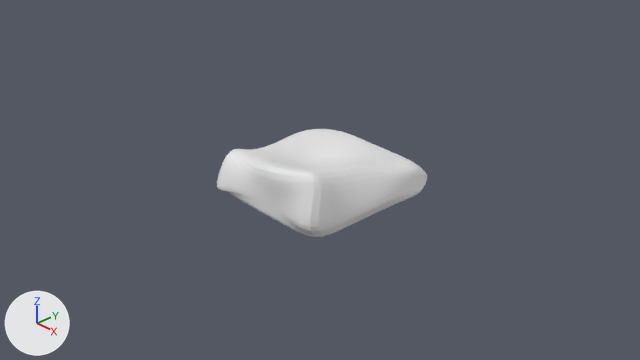
One commit to the Blender file Assets/Models/säkkityyny.blend: the scene before it, then after it.
The view is the same before and after, from the file's camera 'Camera'. The lights are fixed; the arrows at lower left show +X, +Y and +Z.
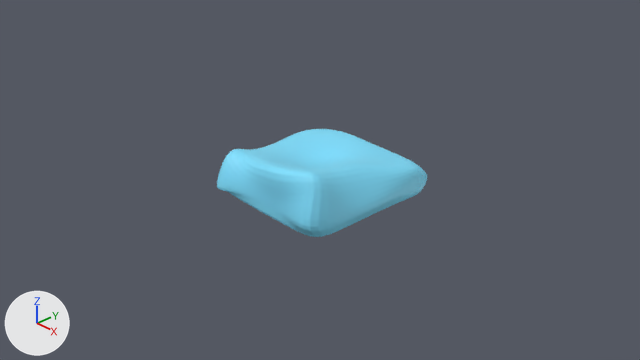
What differs and where, as boxes (x1, y1, x2, y2) in the pictures (640 x 360 px):
```json
{"object": "Cube", "change": "surface changed", "before": [217, 129, 427, 237], "after": [217, 129, 427, 237], "on screen": "white to cyan"}
```

The change, as JSON lines over the scene's bpy script:
```json
{"op": "add", "block": "img_säkkityyny_textr", "code": ["img_säkkityyny_textr = load_image('säkkityyny textr.', '../Textures/säkkityyny textr_.png', 1024, 1024, 'sRGB')"]}
{"op": "remove", "block": "mat_material", "code": "mat_material.base_color = (0.8, 0.8, 0.8)  # white #e7e7e7"}
{"op": "add", "block": "mat_material", "code": "mat_material.texture = img_säkkityyny_textr"}
```
